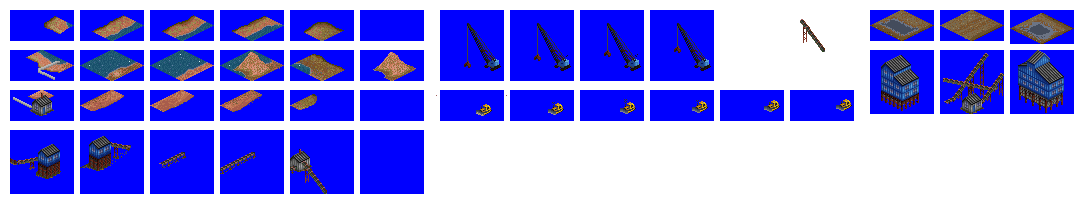
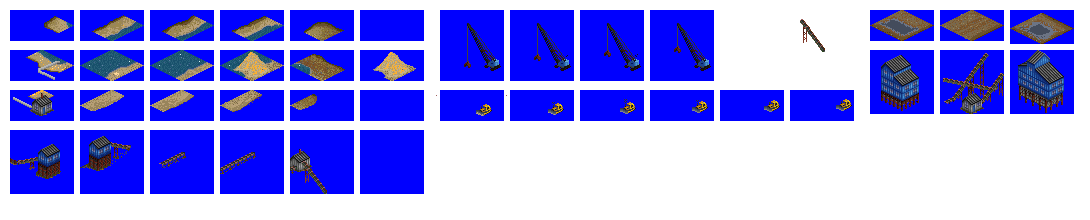
The second 1090px x 220px image is a revision of the first. Changes to its layers:
hid "clay_pit" over (26, 16, 416, 112)
painted on "quarry" over (30, 16, 416, 112)
added layer "quarry.old" (1st of 2) above "blue_bg" over (26, 16, 416, 112)
